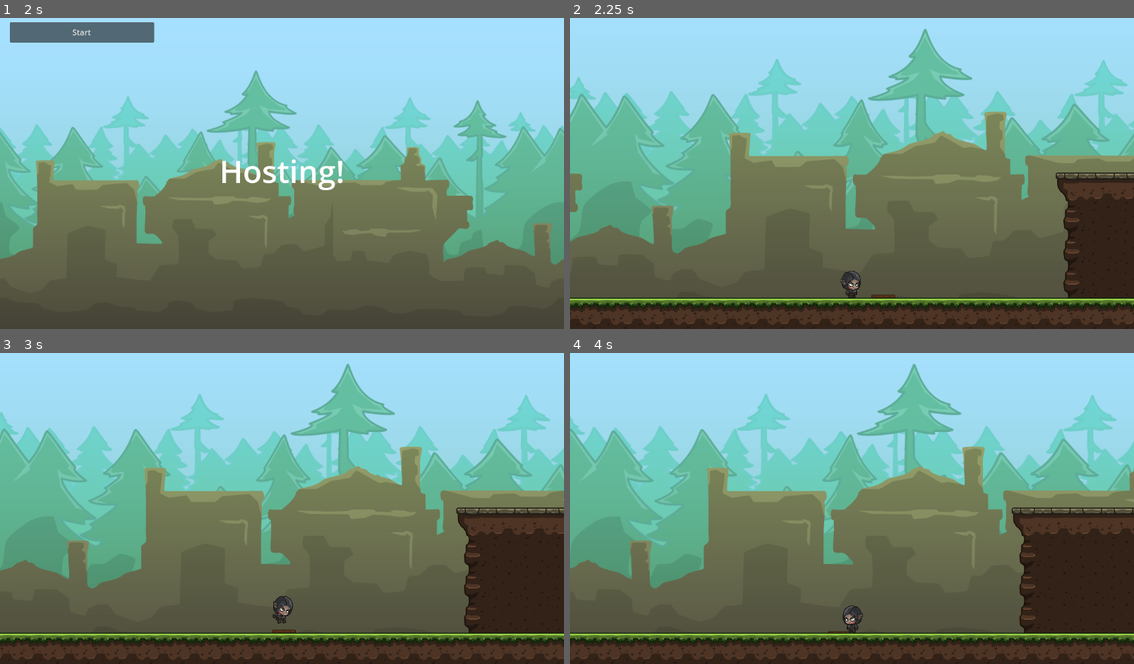
Above: before the commit, frames 1-4 (two rows, left to right).
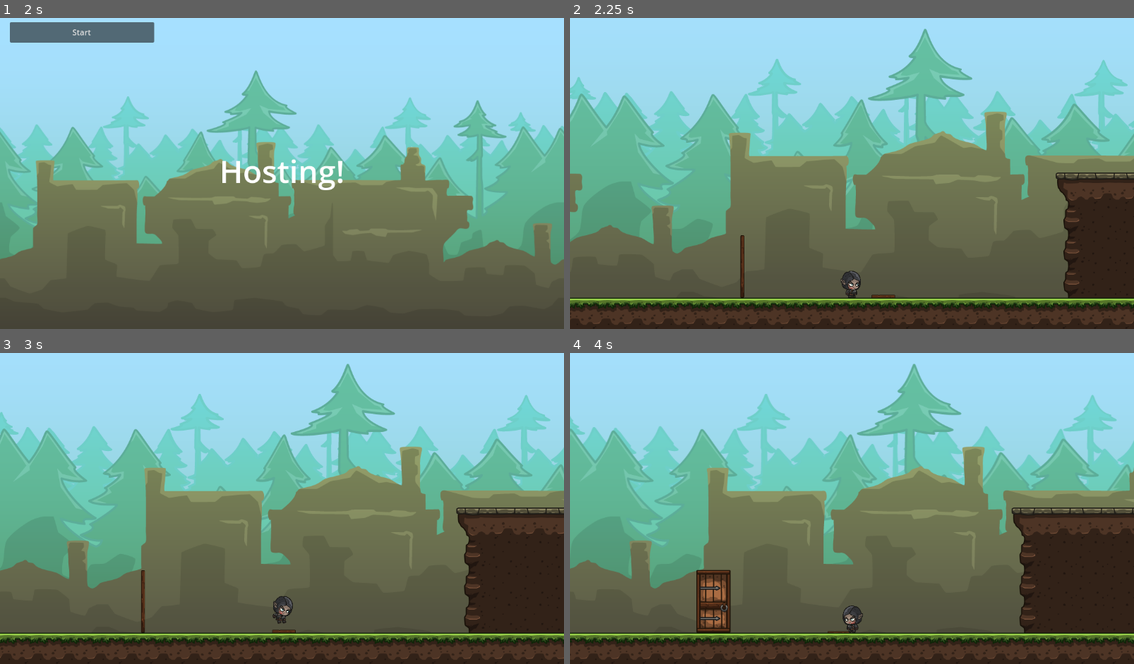
Above: after the commit, the same moments.

Repository: Qowface/learning-godot
Game: Godot game, scene res://levels/menu/menu.tscn
Two runs of this game, one before a commit and one after it. Both use one fixed random seed, a clock stepped at 60 frames per second and the inputs below.
Inputs:
- Up to frame 1 (2 s): tap Enter at 0.5 s; hold D (move_right) 0.53-1.25 s; tap Space (jump) at 0.77 s; click "Host" at 1.25 s
- Up to frame 2 (2.25 s): click "Start" at 2 s
- Up to frame 3 (3 s): tap Space (jump) at 2.75 s; hold D (move_right) from 2.78 s (still down)
- Up to frame 4 (4 s): tap Space (jump) at 3.02 s; release D (move_right) at 3.53 s; hold A (move_left) from 3.53 s (still down)

Frame 1 is identical in both runs. In frame 2, 0.2% of the frame differs, in the area x 30-31%, y 69-91%; in frame 3, 0.1%; in frame 4, 1.2%, in the area x 22-29%, y 69-91%.

Commit message:
Multiplayer Puzzle Platformer - Add door and toggle with pressure plate.

Diff:
--- /dev/null
+++ b/multiplayer-puzzle-platformer/interactables/door/door.gd
@@ -0,0 +1,24 @@
+extends Node2D
+
+
+@export var is_open = false
+@export var door_open: Sprite2D
+@export var door_closed: Sprite2D
+@export var collider: CollisionShape2D
+
+
+func activate(state):
+	if not multiplayer.is_server():
+		return
+	is_open = state
+	set_door_properties()
+
+
+func set_door_properties():
+	door_open.visible = is_open
+	door_closed.visible = !is_open
+	collider.set_deferred("disabled", is_open)
+
+
+func _on_multiplayer_synchronizer_delta_synchronized():
+	set_door_properties()
--- /dev/null
+++ b/multiplayer-puzzle-platformer/interactables/door/door.tscn
@@ -0,0 +1,41 @@
+[gd_scene load_steps=6 format=3 uid="uid://p56jjmukrad5"]
+
+[ext_resource type="Texture2D" uid="uid://5yag2v3dwsdo" path="res://art/objects/Pillar_02.png" id="1_fa04s"]
+[ext_resource type="Script" path="res://interactables/door/door.gd" id="1_ki4bd"]
+[ext_resource type="Texture2D" uid="uid://bg27k5sblx533" path="res://art/objects/Door_01.png" id="2_ubvb2"]
+
+[sub_resource type="RectangleShape2D" id="RectangleShape2D_m28mf"]
+size = Vector2(35, 320)
+
+[sub_resource type="SceneReplicationConfig" id="SceneReplicationConfig_86d3c"]
+properties/0/path = NodePath(".:is_open")
+properties/0/spawn = true
+properties/0/replication_mode = 2
+
+[node name="Door" type="Node2D" node_paths=PackedStringArray("door_open", "door_closed", "collider")]
+script = ExtResource("1_ki4bd")
+door_open = NodePath("DoorOpen")
+door_closed = NodePath("DoorClosed")
+collider = NodePath("DoorClosed/StaticBody2D/CollisionShape2D")
+
+[node name="DoorClosed" type="Sprite2D" parent="."]
+position = Vector2(0, -64)
+scale = Vector2(0.2, 0.4)
+texture = ExtResource("1_fa04s")
+
+[node name="StaticBody2D" type="StaticBody2D" parent="DoorClosed"]
+collision_mask = 0
+
+[node name="CollisionShape2D" type="CollisionShape2D" parent="DoorClosed/StaticBody2D"]
+shape = SubResource("RectangleShape2D_m28mf")
+
+[node name="DoorOpen" type="Sprite2D" parent="."]
+visible = false
+position = Vector2(31, -69)
+scale = Vector2(0.54, 0.54)
+texture = ExtResource("2_ubvb2")
+
+[node name="MultiplayerSynchronizer" type="MultiplayerSynchronizer" parent="."]
+replication_config = SubResource("SceneReplicationConfig_86d3c")
+
+[connection signal="delta_synchronized" from="MultiplayerSynchronizer" to="." method="_on_multiplayer_synchronizer_delta_synchronized"]
--- a/multiplayer-puzzle-platformer/interactables/pressure_plate/pressure_plate.gd
+++ b/multiplayer-puzzle-platformer/interactables/pressure_plate/pressure_plate.gd
@@ -1,4 +1,7 @@
 extends Node2D
+
+
+signal toggle(state)
 
 
 @export var is_down = false
@@ -9,6 +12,8 @@
 
 
 func _on_area_2d_body_entered(_body):
+	if multiplayer.multiplayer_peer == null:
+		return
 	if not multiplayer.is_server():
 		return
 	bodies_on_plate += 1
@@ -16,6 +21,8 @@
 
 
 func _on_area_2d_body_exited(_body):
+	if multiplayer.multiplayer_peer == null:
+		return
 	if not multiplayer.is_server():
 		return
 	bodies_on_plate -= 1
@@ -24,6 +31,7 @@
 
 func update_plate_state():
 	is_down = bodies_on_plate >= 1
+	toggle.emit(is_down)
 	set_plate_properties()
 
 
--- a/multiplayer-puzzle-platformer/levels/level_01/level_01.tscn
+++ b/multiplayer-puzzle-platformer/levels/level_01/level_01.tscn
@@ -6,6 +6,7 @@
 [ext_resource type="Texture2D" uid="uid://bujx43rcy5b85" path="res://art/backgrounds/background_02.png" id="3_j5u51"]
 [ext_resource type="PackedScene" uid="uid://bnofvjop8abwy" path="res://player/player.tscn" id="4_6fd4s"]
 [ext_resource type="PackedScene" uid="uid://dh15ea2jspq55" path="res://interactables/pressure_plate/pressure_plate.tscn" id="6_qd1wo"]
+[ext_resource type="PackedScene" uid="uid://p56jjmukrad5" path="res://interactables/door/door.tscn" id="7_icwr4"]
 
 [sub_resource type="TileSetAtlasSource" id="TileSetAtlasSource_acgcx"]
 texture = ExtResource("1_vibnu")
@@ -105,8 +106,11 @@
 
 [node name="----- Interactables -----" type="Node" parent="."]
 
-[node name="PressurePlate" parent="----- Interactables -----" instance=ExtResource("6_qd1wo")]
+[node name="DoorPlate" parent="----- Interactables -----" instance=ExtResource("6_qd1wo")]
 position = Vector2(160, 128)
+
+[node name="Door" parent="----- Interactables -----" instance=ExtResource("7_icwr4")]
+position = Vector2(-128, 128)
 
 [node name="----- Players -----" type="Node" parent="."]
 
@@ -122,3 +126,5 @@
 
 [node name="SpawnPoint_1" type="Node2D" parent="----- Players -----"]
 position = Vector2(224, 128)
+
+[connection signal="toggle" from="----- Interactables -----/DoorPlate" to="----- Interactables -----/Door" method="activate"]
Not shown: 1 places in multiplayer-puzzle-platformer/levels/level_01/level_01.tscn that only renumber resources
